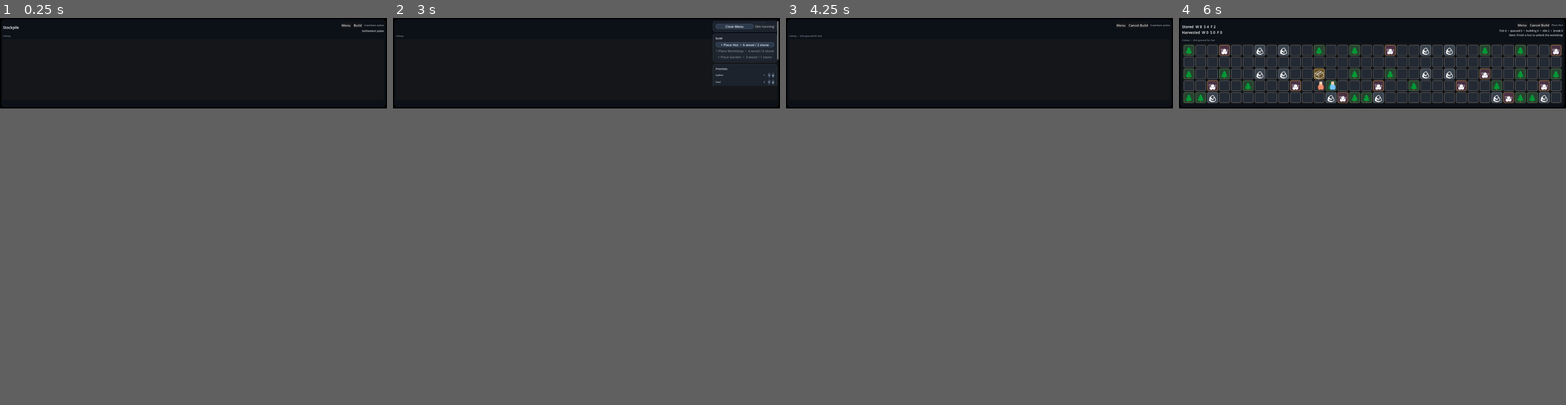
Above: before the commit, frames 1-4 (left to right).
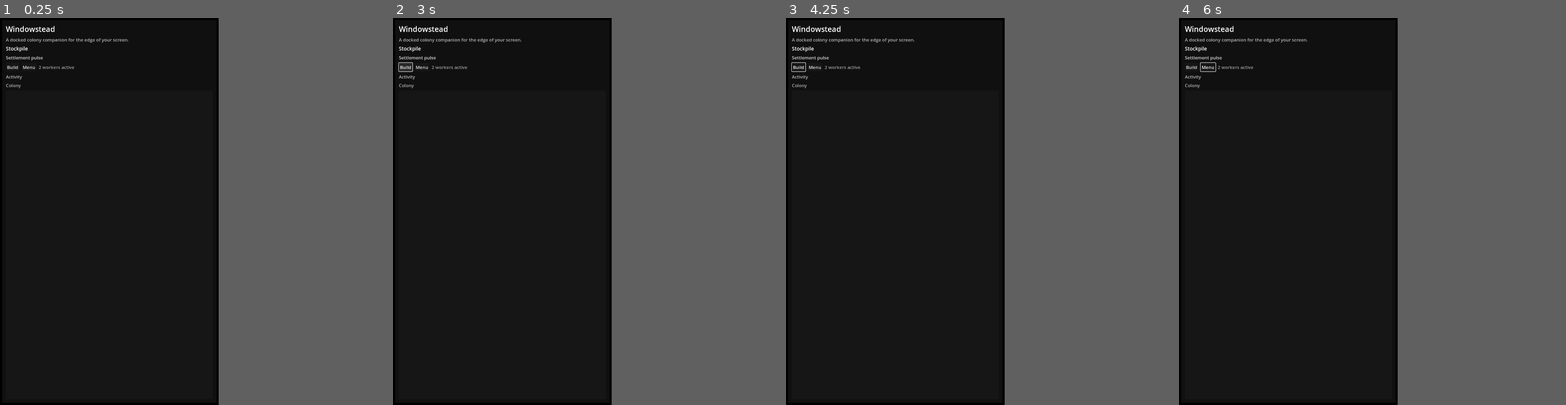
Above: after the commit, the same moments.

Repository: misospace/windowstead
Game: Godot game, scene res://scenes/main.tscn
Two runs of this game, one before a commit and one after it. Both use one fixed random seed, a clock stepped at 60 frames per second and the inputs below.
Inputs (mouse positions are in pixels of both pictures, inside the frame that each line leads up to):
- Up to frame 1 (0.25 s): no input
- Up to frame 2 (3 s): click "Build" at 0.5 s; click (741, 45) at 1.25 s, where only the run before the commit has a clickable "Hut • 6w / 2s"; click "Cancel Build" (after the commit: "Build") at 2 s; click "Build" at 2.75 s
- Up to frame 3 (4.25 s): click (1138, 45) at 3.5 s, where only the run before the commit has a clickable "+ Place Hut • 6 wood / 2 stone"
- Up to frame 4 (6 s): click "Menu" at 4.25 s; click (1531, 33) at 5 s, where only the run before the commit has a clickable "New Game"; click (1372, 76) at 5.75 s, where only the run before the commit has a clickable "New Game"
In our replay, the window is 800x187 before the commit and 452x800 after it. These sizes can differ from the game's own. Grey fills any space a smaller window leaves; there, only what the larger window draws over its background counts as a difference.

The runs differ from the first frame. In frame 1, 1.1% of the frame differs, in the area x 0-100%, y 0-24%; in frame 2, 1.8%; in frame 3, 1.1%; in frame 4, 14%.
Error before the commit: Invalid access to property or key 'events' on a base object of type 'Dictionary'. (res://scripts/main.gd:1808)
Error after the commit: Parse Error: Cannot infer the type of "chosen" variable because the value doesn't have a set type. (res://scripts/main.gd:1124)

Commit message:
feat: add task/resource reservations for gather and haul assignments (issue #122)
Prevent multiple workers from duplicating gather/haul work:

- Track reserved_resources in game state to prevent over-allocation
  of the same resource type across concurrent gather tasks
- Reserve a resource when a worker picks up a gather task
- Release reservation after gathering (resource in worker's possession)
- Skip tiles whose resources are fully reserved in gather_gather_tasks()
- Clamp haul deliveries to remaining build need; refund excess to stockpile
- Add helper functions: reserve_resource, release_resource, get_reserved
- Add count_total_resource for reservation availability checks
- Regression tests: reservation persistence, backward compat, v1->v2 migration

Diff:
--- a/scripts/main.gd
+++ b/scripts/main.gd
@@ -718,6 +718,7 @@
 		"tiles": [],
 		"builds": [],
 		"next_build_id": 1,
+		"reserved_resources": {},
 		"events": [
 			{"tick": 0, "text": "Windowstead wakes up. The tiny crew gets moving."},
 			{"tick": 0, "text": "Start with a hut, unlock a workshop, then a garden for steady snacks."},
@@ -1119,7 +1120,11 @@
 		tasks.sort_custom(func(a: Dictionary, b: Dictionary) -> bool:
 			return task_distance(worker, a) < task_distance(worker, b)
 		)
-		return tasks[0]
+		# Reserve the resource when picking a gather task
+		var chosen := tasks[0]
+		if String(chosen.kind) == "gather" and chosen.has("resource"):
+			reserve_resource(String(chosen.resource))
+		return chosen
 	return {}
 
 func tasks_for_kind(kind: String) -> Array:
@@ -1162,13 +1167,31 @@
 			var pos := Vector2i(x, y)
 			var tile := get_tile(pos)
 			if ["tree", "rock", "berries"].has(String(tile.kind)) and int(tile.amount) > 0:
+				# Skip if resource is fully reserved (reserved >= available on tile)
+				var resource := String(tile.resource)
+				var reserved := get_reserved(resource)
+				var total_available := count_total_resource(resource)
+				if reserved >= total_available:
+					continue
 				tasks.append({"kind": "gather", "target": vec_to_data(pos), "resource": tile.resource})
 	return tasks
 
+func count_total_resource(resource: String) -> int:
+	var total := 0
+	for y in grid_h:
+		for x in grid_w:
+			var pos := Vector2i(x, y)
+			var tile := get_tile(pos)
+			if String(tile.resource) == resource and ["tree", "rock", "berries"].has(String(tile.kind)):
+				total += int(tile.amount)
+	return total
+
 func step_worker(worker: Dictionary) -> void:
 	var task: Dictionary = worker.task
+	if task.is_empty():
+		return
 	var target := data_to_vec(task.target)
-	if task.kind == "haul" and int(worker.carrying.get(String(task.resource), 0)) > 0:
+	if String(task.kind) == "haul" and int(worker.carrying.get(String(task.resource), 0)) > 0:
 		var build := get_build(int(task.build_id))
 		if not build.is_empty():
 			target = data_to_vec(build.pos)
@@ -1186,6 +1209,7 @@
 	var tile := get_tile(target)
 	if int(tile.amount) <= 0:
 		worker.task = {}
+		release_resource(String(task.resource))
 		return
 	tile.amount = int(tile.amount) - 1
 	worker.carrying[String(tile.resource)] = int(worker.carrying.get(String(tile.resource), 0)) + 1
@@ -1194,6 +1218,8 @@
 		tile.kind = "ground"
 		tile.resource = ""
 	set_tile(target, tile)
+	# Release reservation — resource is now in worker's possession
+	release_resource(String(task.resource))
 	worker.task = {"kind": "haul", "target": vec_to_data(stockpile_pos), "resource": task.resource, "build_id": -1}
 
 func do_haul(worker: Dictionary, task: Dictionary) -> void:
@@ -1203,8 +1229,18 @@
 		if int(task.build_id) >= 0:
 			var build := get_build(int(task.build_id))
 			if not build.is_empty() and not bool(build.complete):
-				build.delivered[resource] = int(build.delivered.get(resource, 0)) + carried
-				set_build(int(task.build_id), build)
+				# Clamp delivery to remaining need — refund excess
+				var cost_need := int(BUILD_COSTS[String(build.kind)].get(resource, 0))
+				var already_delivered := int(build.delivered.get(resource, 0))
+				var remaining_need := maxi(0, cost_need - already_delivered)
+				var deliver := mini(carried, remaining_need)
+				if deliver > 0:
+					build.delivered[resource] = already_delivered + deliver
+					set_build(int(task.build_id), build)
+				# Refund excess back to stockpile
+				var excess := carried - deliver
+				if excess > 0:
+					state.resources[resource] = int(state.resources.get(resource, 0)) + excess
 			else:
 				state.resources[resource] = int(state.resources.get(resource, 0)) + carried
 		else:
@@ -1814,6 +1850,8 @@
 	state["dock_anchor"] = String(settings.get("dock_anchor", "bottom"))
 	state.tick = tick
 	state["save_version"] = GameState.SAVE_VERSION
+	if not state.has("reserved_resources"):
+		state["reserved_resources"] = {}
 	GameState.save_game(state)
 
 func get_tile(pos: Vector2i) -> Dictionary:
@@ -1858,5 +1896,23 @@
 func vec_key(pos: Vector2i) -> String:
 	return "%d,%d" % [pos.x, pos.y]
 
+
+func reserve_resource(resource: String, amount: int = 1) -> void:
+	if not state.has("reserved_resources"):
+		state["reserved_resources"] = {}
+	var current := int(state.reserved_resources.get(resource, 0))
+	state.reserved_resources[resource] = current + amount
+
+func release_resource(resource: String, amount: int = 1) -> void:
+	if not state.has("reserved_resources"):
+		return
+	var current := maxi(0, int(state.reserved_resources.get(resource, 0)) - amount)
+	state.reserved_resources[resource] = current
+
+func get_reserved(resource: String) -> int:
+	if not state.has("reserved_resources"):
+		return 0
+	return int(state.reserved_resources.get(resource, 0))
+
 func cap(text: String) -> String:
 	return text.substr(0, 1).to_upper() + text.substr(1)
--- a/tests/test_runner.gd
+++ b/tests/test_runner.gd
@@ -26,6 +26,7 @@
 	test_event_log(game_state)
 	test_clear_game(game_state)
 	test_save_migration_hardening(game_state)
+	test_resource_reservations(game_state)
 
 	# Summary
 	print("")
@@ -577,3 +578,111 @@
 	_assert_eq(int(valid_result.get("tick", -1)), 100, "valid_v2: tick preserved")
 	_assert_eq(int(valid_result.get("save_version", -1)), 2, "valid_v2: version stays 2")
 	_assert_eq(valid_result.get("workers", [])[0].get("name", ""), "Ava", "valid_v2: worker name preserved")
+
+
+# ── Resource reservation tracking tests (issue #122) ────────────────────────
+# Regression tests for the gather/haul resource reservation system.
+# Verifies: reserved_resources field persists, clamping works, backward compat.
+
+func test_resource_reservations(gs: Node) -> void:
+	print("")
+	print("--- resource reservations (issue #122) ---")
+
+	# ── Test 1: reserved_resources field in bootstrap state ──
+	gs.clear_game()
+	var payload := {
+		"tick": 0,
+		"resources": {"wood": 8, "stone": 4, "food": 2},
+		"harvested": {"wood": 0, "stone": 0, "food": 0},
+		"priority_order": ["build", "haul", "gather"],
+		"workers": [],
+		"tiles": [],
+		"builds": [],
+		"next_build_id": 1,
+		"reserved_resources": {"wood": 2, "stone": 0},
+		"events": [],
+	}
+	gs.save_game(payload)
+	var loaded = gs.load_game()
+	_assert_not_empty(loaded, "reservations: save with reserved_resources loads")
+	_assert_eq(int(loaded.get("reserved_resources", {}).get("wood", -1)), 2, "reservations: wood reserved = 2")
+	_assert_eq(int(loaded.get("reserved_resources", {}).get("stone", -1)), 0, "reservations: stone reserved = 0")
+
+	# ── Test 2: backward compat — old save without reserved_resources loads ──
+	gs.clear_game()
+	var legacy_payload := {
+		"tick": 5,
+		"resources": {"wood": 10, "stone": 5},
+		"harvested": {"wood": 0, "stone": 0},
+		"priority_order": ["build", "haul", "gather"],
+		"workers": [{"name": "test_worker"}],
+		"tiles": [],
+		"builds": [],
+		"next_build_id": 1,
+		"events": [],
+		"save_version": 2,
+	}
+	gs.save_game(legacy_payload)
+	var legacy_loaded = gs.load_game()
+	_assert_not_empty(legacy_loaded, "reservations: legacy save without reserved_resources loads")
+	_assert_eq(int(legacy_loaded.get("tick", -1)), 5, "reservations: legacy tick preserved")
+
+	# ── Test 3: reserved_resources survives migration v1→v2 ──
+	gs.clear_game()
+	var v1_with_reservations := {
+		"tick": 10,
+		"resources": {"wood": 10, "stone": 5},
+		"harvested": {"wood": 0, "stone": 0},
+		"priority_order": ["build", "haul", "gather"],
+		"workers": [{"name": "Mara"}],
+		"tiles": [],
+		"builds": [],
+		"next_build_id": 1,
+		"reserved_resources": {"food": 3},
+		"events": [],
+		"save_version": 1,
+	}
+	gs.save_game(v1_with_reservations)
+	var migrated = gs.load_game()
+	_assert_eq(int(migrated.get("save_version", -1)), 2, "reservations: v1->v2 migration succeeds")
+	_assert_eq(int(migrated.get("reserved_resources", {}).get("food", -1)), 3, "reservations: food reservation survives migration")
+
+	# ── Test 4: reserved_resources empty by default in bootstrap ──
+	gs.clear_game()
+	var fresh_payload := {
+		"tick": 0,
+		"resources": {"wood": 8, "stone": 4, "food": 2},
+		"harvested": {"wood": 0, "stone": 0, "food": 0},
+		"priority_order": ["build", "haul", "gather"],
+		"workers": [],
+		"tiles": [],
+		"builds": [],
+		"next_build_id": 1,
+		"events": [],
+	}
+	gs.save_game(fresh_payload)
+	var fresh_loaded = gs.load_game()
+	# No reserved_resources field — should load fine (backward compat)
+	_assert_not_empty(fresh_loaded, "reservations: save without reserved_resources loads")
+
+	# ── Test 5: reserved_resources persists through update ──
+	gs.clear_game()
+	var state := {
+		"tick": 0,
+		"resources": {"wood": 8, "stone": 4, "food": 2},
+		"harvested": {"wood": 0, "stone": 0, "food": 0},
+		"priority_order": ["build", "haul", "gather"],
+		"workers": [],
+		"tiles": [],
+		"builds": [],
+		"next_build_id": 1,
+		"reserved_resources": {"wood": 3, "food": 1},
+		"events": [],
+	}
+	gs.save_game(state)
+	state["tick"] = 5
+	state["resources"]["wood"] = 6  # wood consumed
+	gs.save_game(state)
+	var updated = gs.load_game()
+	_assert_eq(int(updated.get("reserved_resources", {}).get("wood", -1)), 3, "reservations: wood reserved persists after resource change")
+	_assert_eq(int(updated.get("reserved_resources", {}).get("food", -1)), 1, "reservations: food reserved persists")
Not shown, added: fix_menu.patch
